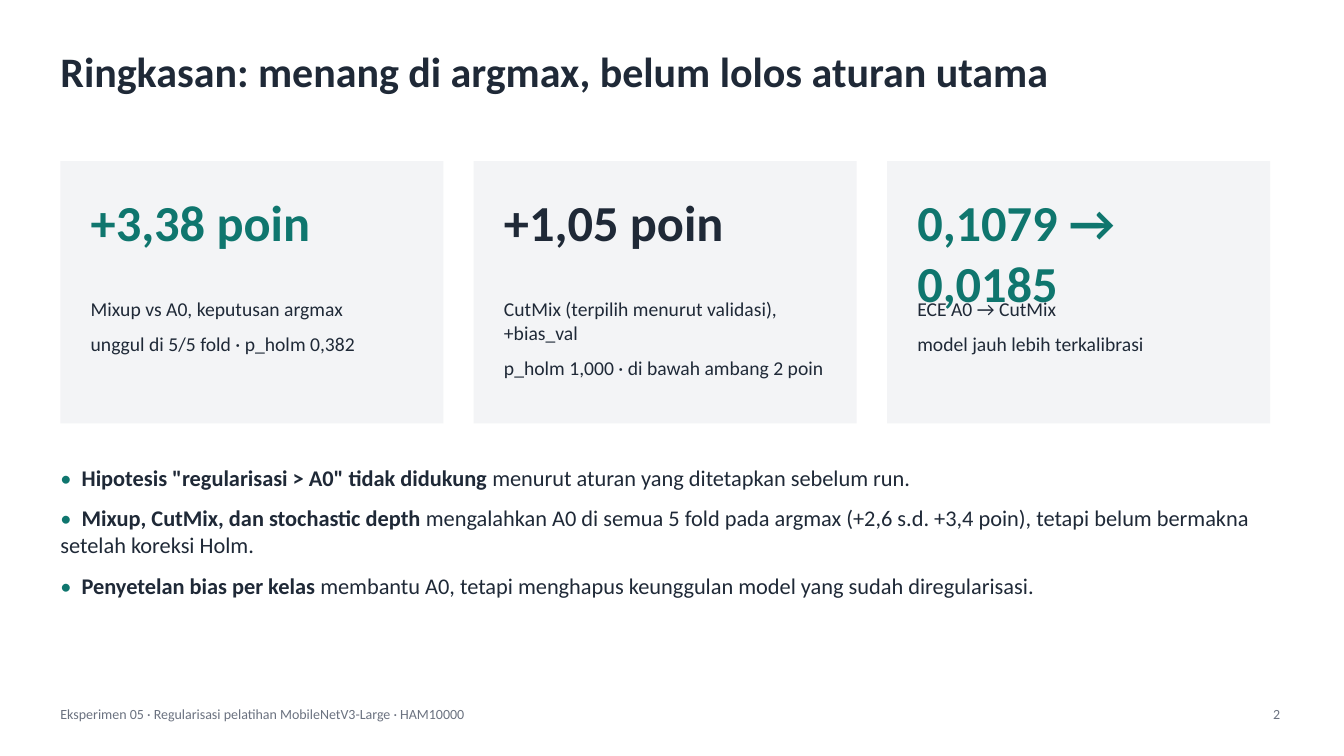
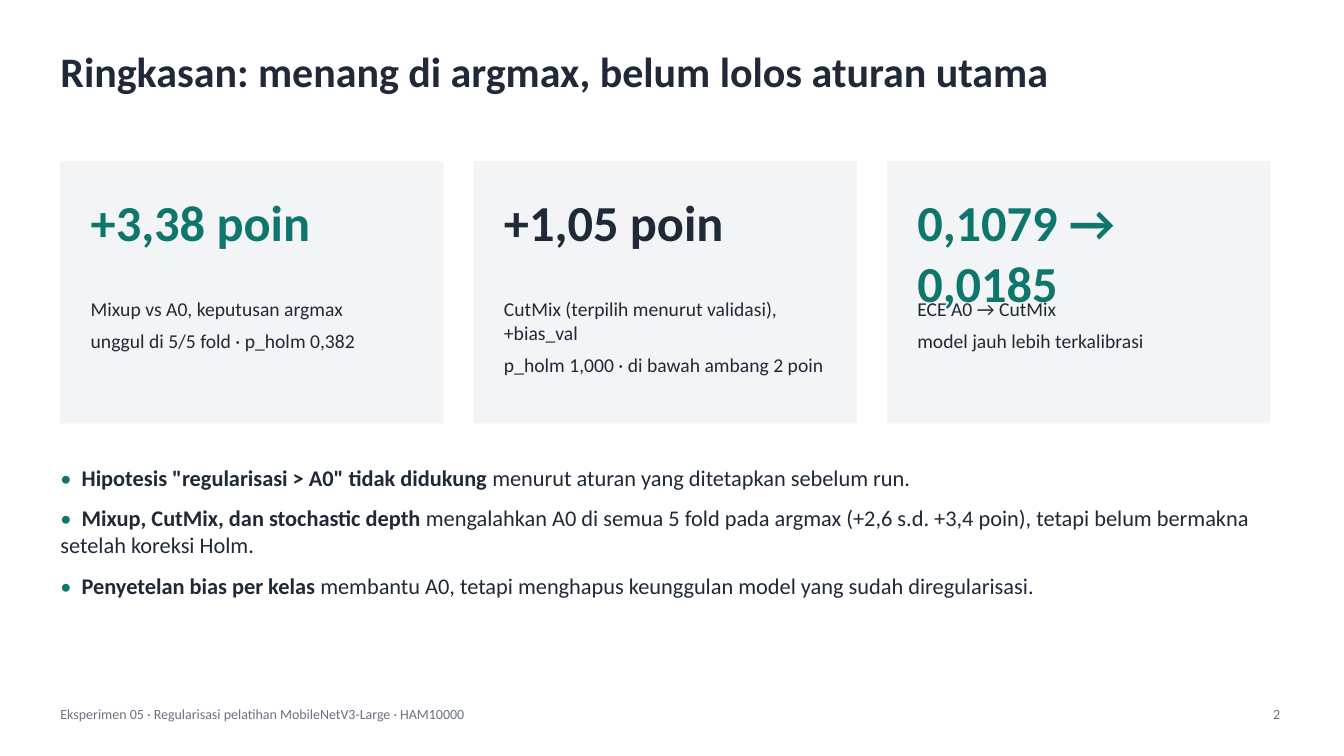
Before and after one commit to robbypambudi/pengelolahan-citra, a slide deck: slide 2 of tugas/pcd-lesi-kulit/hasil/eksperimen-05-regularisasi.pptx. Drawn at 1344x756 pixels with LibreOffice and Linux fonts; fonts in the diff are those of the drawing. Boxes give left, top, right and bottom in pixels: in the first picture for what was removed or moved away, otherwise in the second. Text is boxed around its words. In the diff, an @@ line names an element or a change of style, - is before the commit and + after.

```diff
--- a/tugas/pcd-lesi-kulit/hasil/eksperimen-05-regularisasi.pptx
+++ b/tugas/pcd-lesi-kulit/hasil/eksperimen-05-regularisasi.pptx
@@ less space between paragraphs in 3 elements at (91, 302, 355, 352), (504, 302, 823, 376), (917, 300, 1143, 352) @@
```
Also in this commit, not shown: 6 other slides changed, 7 slides added, 2 slides removed, 8 other files.
